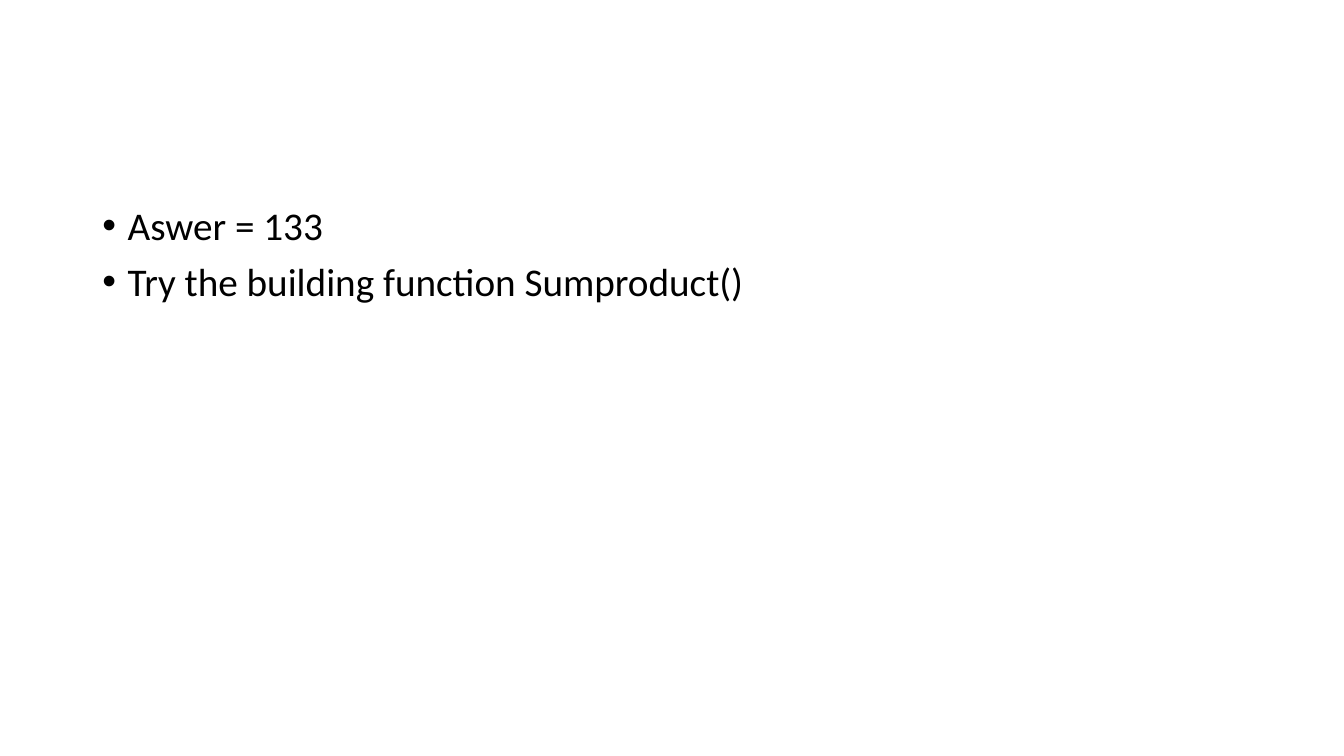
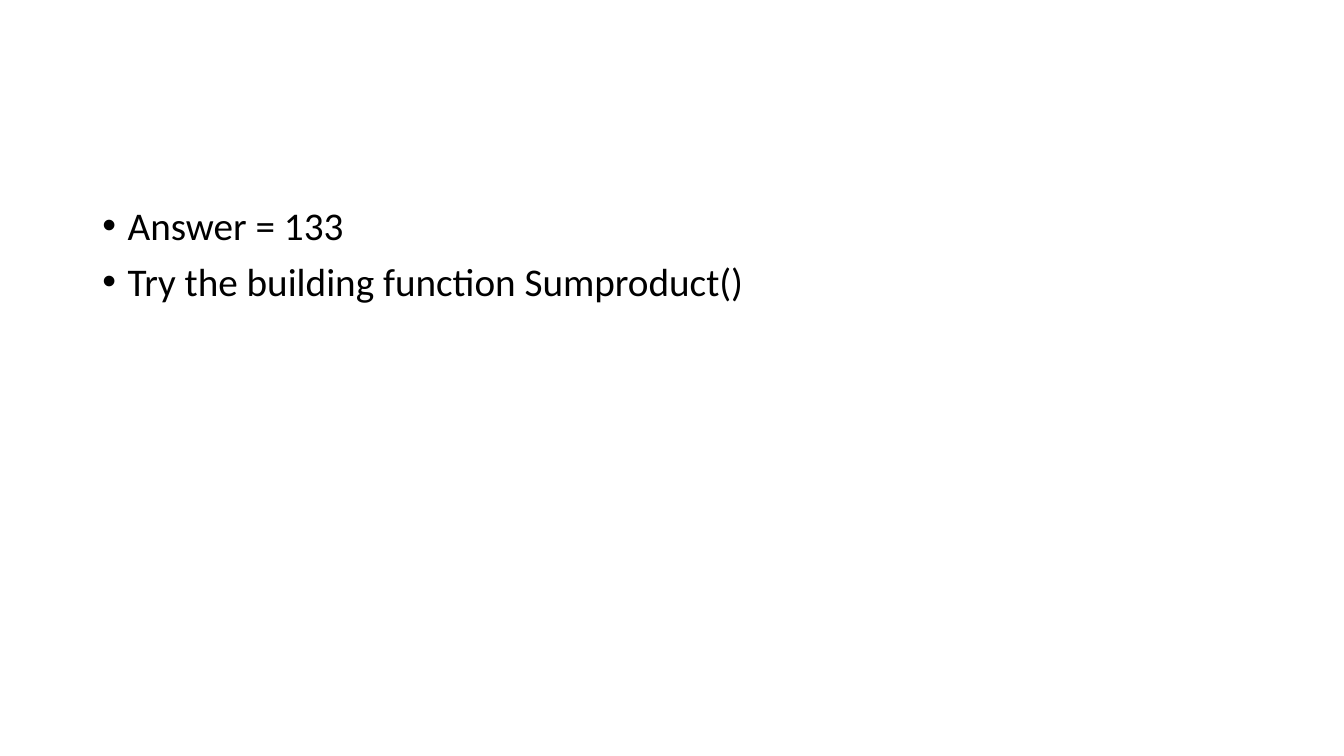
Before and after one commit to Zilfimian/VBA-Spring_2019-YSU, a slide deck: slide 34 of Problems/VBA.pptx. Drawn at 1344x756 pixels with LibreOffice and Linux fonts; fonts in the diff are those of the drawing. Boxes give left, top, right and bottom in pixels: in the first picture for what was removed or moved away, otherwise in the second. Text is boxed around its words. In the diff, an @@ line names an element or a change of style, - is before the commit and + after.

```diff
--- a/Problems/VBA.pptx
+++ b/Problems/VBA.pptx
@@ text at (128, 214, 344, 241): text changed @@
-• Aswer = 133
+• Answer = 133
```
Also in this commit, not shown: 15 slides added.
